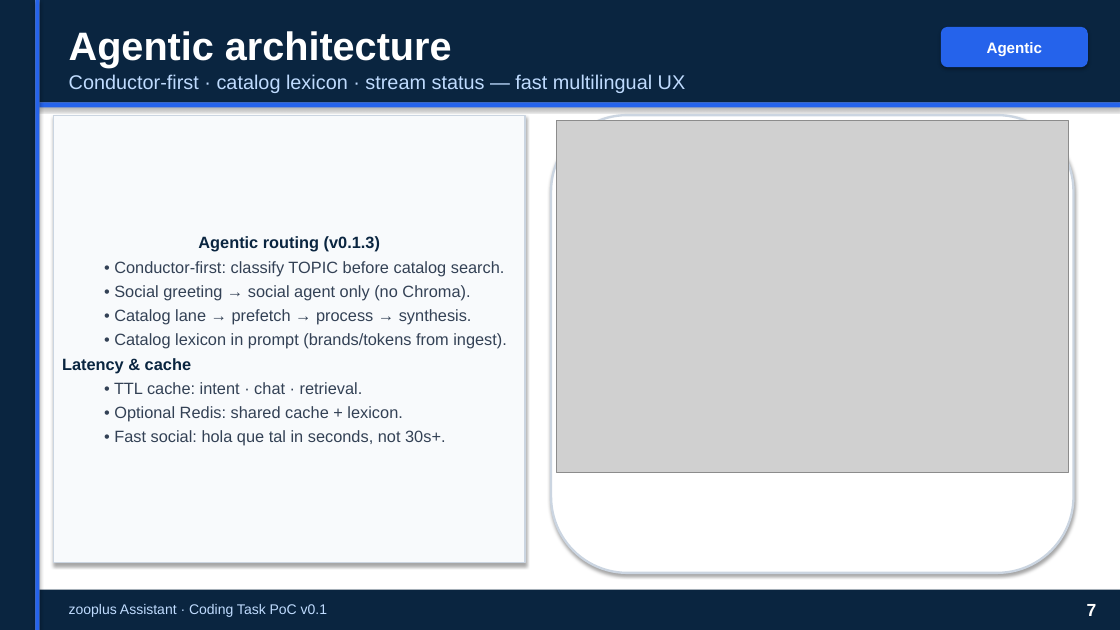
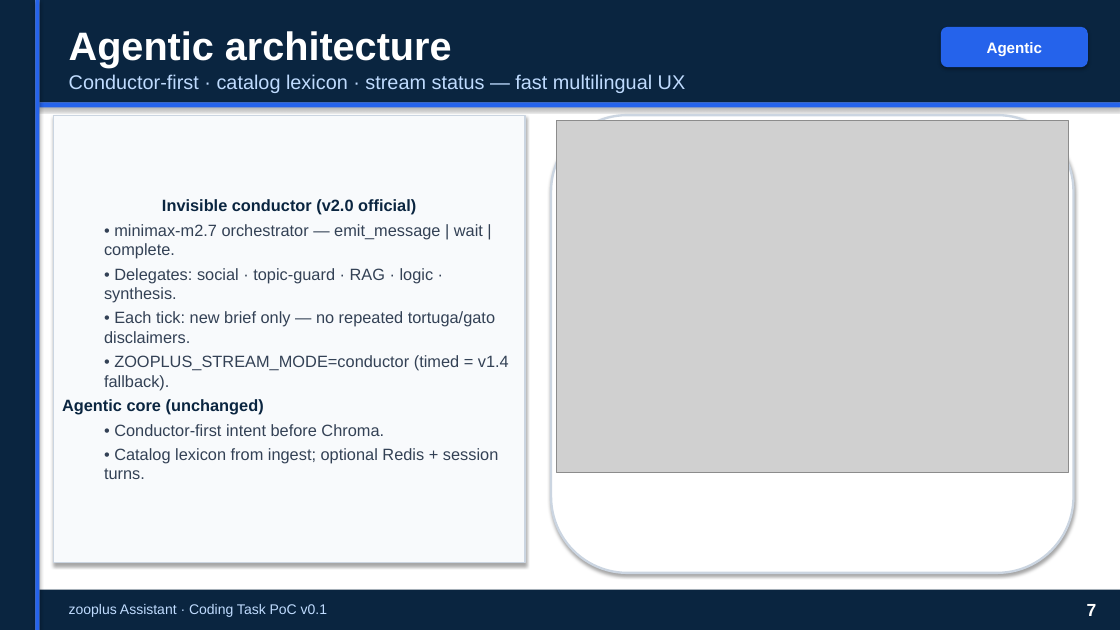
Before and after one commit to peluzzza/PoCAssistantZooplus, a slide deck: slide 7 of docs/deliverables/v0.1/zooplus-assistant-interview-15min-pro.pptx. Drawn at 1120x630 pixels with LibreOffice and Linux fonts; fonts in the diff are those of the drawing; grey boxes stand for pictures. Boxes give left, top, right and bottom in pixels: in the first picture for what was removed or moved away, otherwise in the second. Text is boxed around its words. In the diff, an @@ line names an element or a change of style, - is before the commit and + after.

```diff
--- a/docs/deliverables/v0.1/zooplus-assistant-interview-15min-pro.pptx
+++ b/docs/deliverables/v0.1/zooplus-assistant-interview-15min-pro.pptx
@@ text in rectangle at [62,199,509,479]: text changed @@
-Agentic routing (v0.1.3)
-  • Conductor-first: classify TOPIC before catalog search.
-  • Social greeting → social agent only (no Chroma).
-  • Catalog lane → prefetch → process → synthesis.
-  • Catalog lexicon in prompt (brands/tokens from ingest).
-Latency & cache
-  • TTL cache: intent · chat · retrieval.
-  • Optional Redis: shared cache + lexicon.
-  • Fast social: hola que tal in seconds, not 30s+.
+Invisible conductor (v2.0 official)
+  • minimax-m2.7 orchestrator — emit_message | wait | complete.
+  • Delegates: social · topic-guard · RAG · logic · synthesis.
+  • Each tick: new brief only — no repeated tortuga/gato disclaimers.
+  • ZOOPLUS_STREAM_MODE=conductor (timed = v1.4 fallback).
+Agentic core (unchanged)
+  • Conductor-first intent before Chroma.
+  • Catalog lexicon from ingest; optional Redis + session turns.
```
Also in this commit, not shown: 3 other slides changed, 13 other files.
